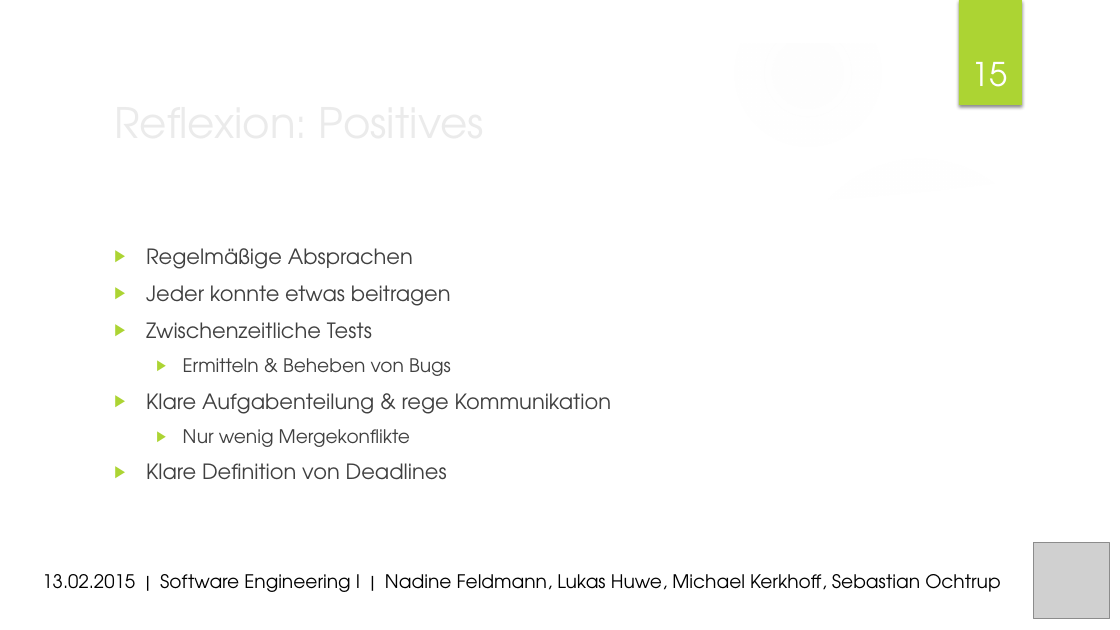
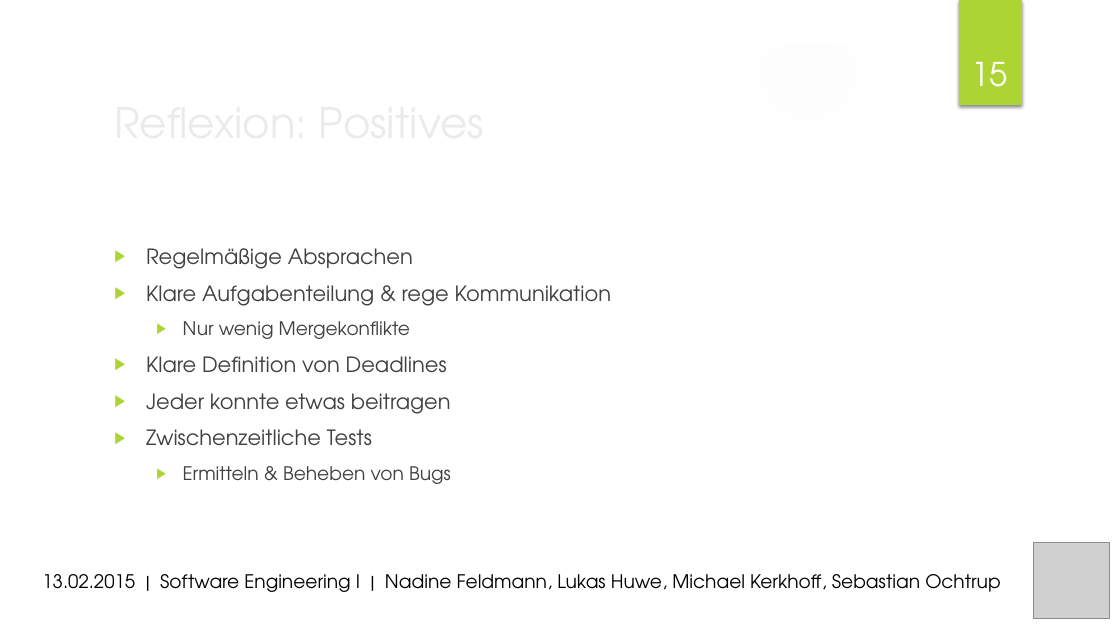
Before and after one commit to MrXXX92/pwsafe, a slide deck: slide 15 of Dokumentation/PWSafe Präsentation.pptx. Drawn at 1120x630 pixels with LibreOffice and Linux fonts; fonts in the diff are those of the drawing; grey boxes stand for pictures; background and template pictures are left out. Boxes give left, top, right and bottom in pixels: in the first picture for what was removed or moved away, otherwise in the second. Text is boxed around its words. In the diff, an @@ line names an element or a change of style, - is before the commit and + after.

```diff
--- a/Dokumentation/PWSafe Präsentation.pptx
+++ b/Dokumentation/PWSafe Präsentation.pptx
@@ text at bbox=[146, 285, 611, 373]: paragraphs added @@
+▶ Klare Aufgabenteilung & rege Kommunikation
+  ▶ Nur wenig Mergekonflikte
+▶ Klare Definition von Deadlines
@@ text at bbox=[146, 393, 611, 480]: paragraphs removed @@
-▶ Klare Aufgabenteilung & rege Kommunikation
-  ▶ Nur wenig Mergekonflikte
-▶ Klare Definition von Deadlines
```
Also in this commit, not shown: 1 other slide changed.
